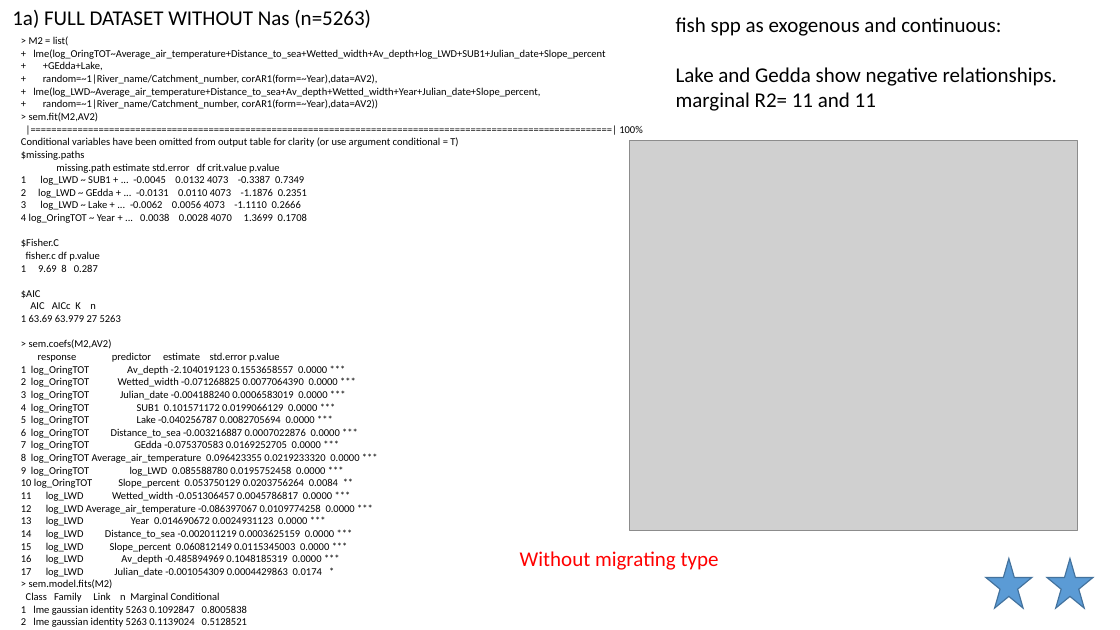
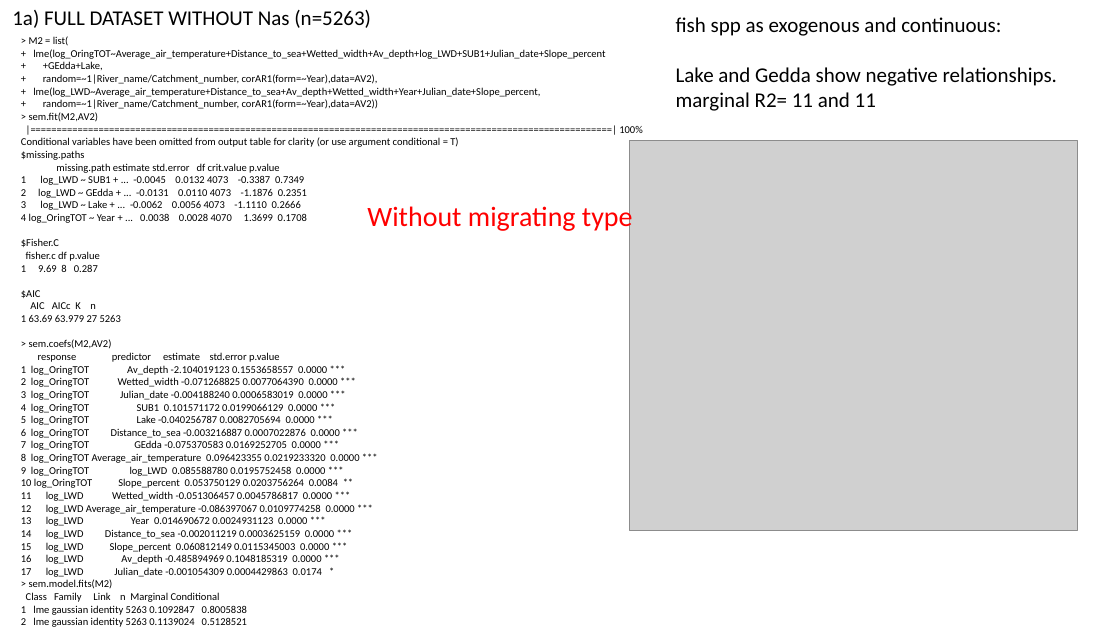
Before and after one commit to SerenaDonadi/Dod-ved, a slide deck: slide 21 of Electrofish data/LWD_analyses.pptx (slide 19 before the commit). Drawn at 1120x630 pixels with LibreOffice and Linux fonts; fonts in the diff are those of the drawing; grey boxes stand for pictures. Boxes give left, top, right and bottom in pixels: in the first picture for what was removed or moved away, otherwise in the second. Text is boxed around its words. In the diff, an @@ line names an element or a change of style, - is before the commit and + after.

```diff
--- a/Electrofish data/LWD_analyses.pptx
+++ b/Electrofish data/LWD_analyses.pptx
@@ text "Without migrating type": place and size @@
-text "Without migrating type" at box(520, 551, 719, 570)
+text "Without migrating type" at box(367, 203, 633, 233)
@@ text "Without migrating type" at box(367, 203, 633, 233): size 18 to 24 pt @@
@@ star removed at box(986, 559, 1033, 608) @@
@@ star removed at box(1047, 559, 1093, 608) @@
```
Also in this commit, not shown: 7 other slides changed, 4 slides added, 1 other file.
